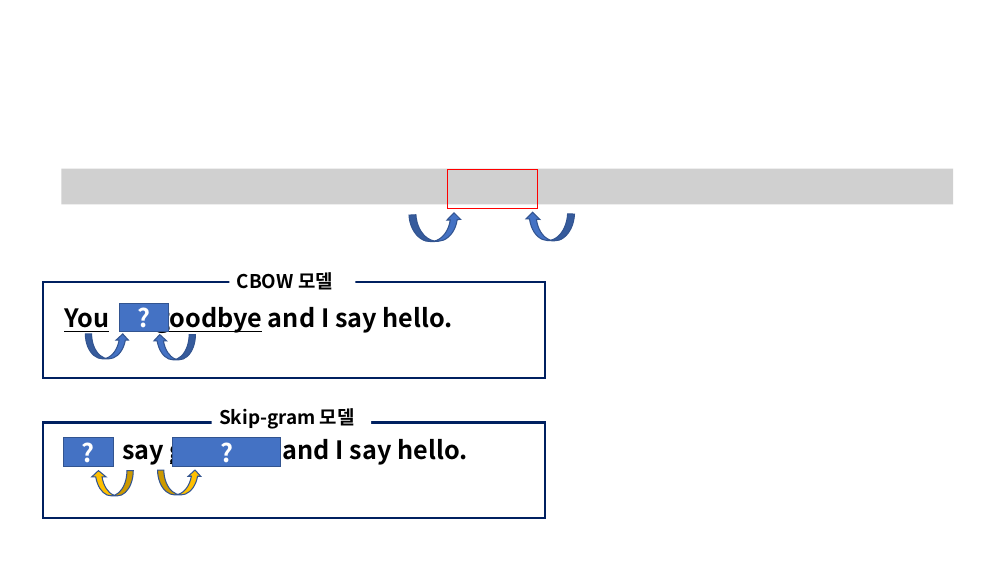
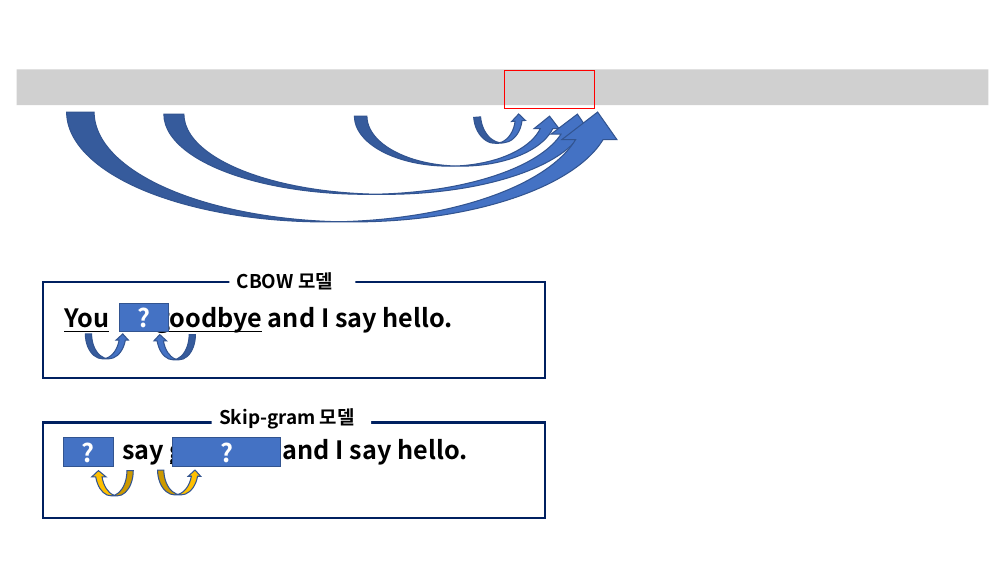
Before and after one commit to DeepHaeJoong/DeepLearningFromScratch_II, a slide deck: slide 19 of 연습용 II.pptm. Drawn at 1008x567 pixels with LibreOffice and Linux fonts; fonts in the diff are those of the drawing; grey boxes stand for pictures. Boxes give left, top, right and bottom in pixels: in the first picture for what was removed or moved away, otherwise in the second. Text is boxed around its words. In the diff, an @@ line names an element or a change of style, - is before the commit and + after.

```diff
--- a/연습용 II.pptm
+++ b/연습용 II.pptm
@@ picture added at (x1=17, y1=70, x2=988, y2=105) @@
@@ rectangle moved from (x1=448, y1=169, x2=538, y2=208) to (x1=505, y1=70, x2=595, y2=109) @@
@@ curved right arrow added at (x1=67, y1=113, x2=625, y2=222), fill #4472C4, outline #325491 1 pt @@
@@ curved right arrow added at (x1=163, y1=114, x2=597, y2=194), fill #4472C4, outline #325491 1 pt @@
@@ curved right arrow added at (x1=354, y1=116, x2=562, y2=166), fill #4472C4, outline #325491 1 pt @@
@@ curved right arrow at (x1=474, y1=114, x2=528, y2=146): rotation 267 to 265 degrees @@
@@ picture removed at (x1=61, y1=169, x2=954, y2=204) @@
@@ curved left arrow removed at (x1=525, y1=212, x2=575, y2=242) @@
```
Also in this commit, not shown: 29 slides added, 47 other files.
